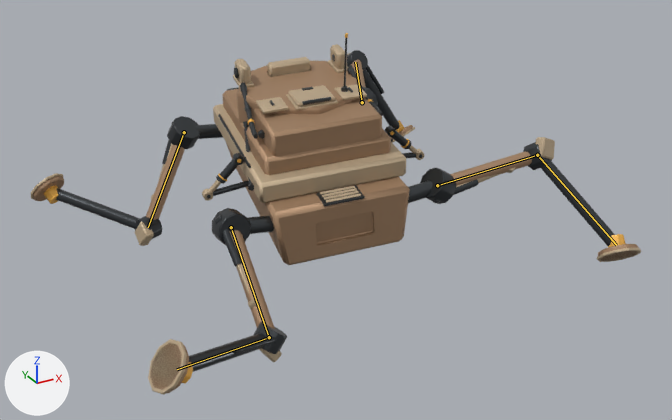
An edit to the FBX model unity/RogueCommandAssetAuthoring/Assets/RogueCommandExpansionSample/Models/BastionSiegeMech.fbx, drawn before and after from the same camera.
One viewpoint serves both versions: a 50 mm lens placed at (-4.54, -8.72, 4.44), pointed at (0.18, -0.14, 0.15). Every picture has the same lights, and +X, +Y and +Z are marked at lower left. The older version comes first. Both versions are drawn at frame 28 of the action 'Death'; the numbers are the values there. The bones that change are drawn over the model as lines.

Names of what the first picture shows: 'BastionSiegeMech_Batch_Gunmetal', 'BastionSiegeMech_Batch_LightArmor', 'BastionSiegeMech_Batch_PrimaryArmor', 'BastionSiegeMech_Batch_Tread', 'BastionSiegeMech_Batch_Warning', 'BastionSiegeMech_Batch_WheelRim'.
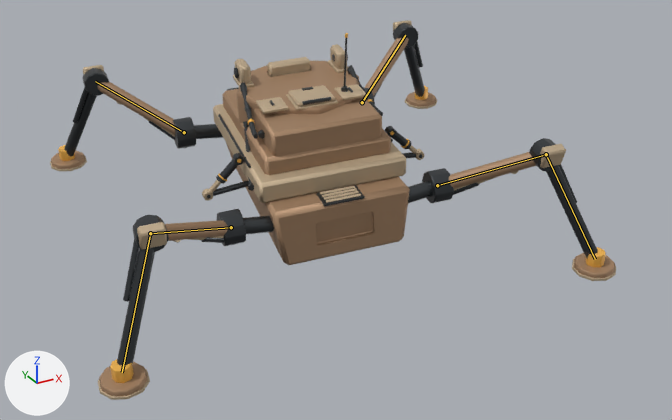
Location of each change, (x1, y1, x2, y2) in pixels of the pictures (672 x 420 px):
'BastionSiegeMech_Batch_PrimaryArmor', posed (7% narrower, 8% taller)
    before: (33, 60, 639, 393)
    after: (51, 37, 615, 396)
'BastionSiegeMech_Batch_Gunmetal', posed
    before: (56, 38, 615, 372)
    after: (64, 23, 598, 366)
'BastionSiegeMech_Batch_LightArmor', posed (7% narrower, 9% taller)
    before: (31, 44, 641, 394)
    after: (50, 20, 616, 400)
'BastionSiegeMech_Batch_Warning', posed
    before: (44, 33, 626, 384)
    after: (58, 33, 606, 383)
'BastionSiegeMech_Batch_WheelRim', posed (mostly hidden afterwards)
    before: (151, 164, 515, 309)
    after: (116, 101, 518, 243)
bone 'Bone_Thigh_FL', root to tip
    before: (184, 132) to (148, 227)
    after: (184, 132) to (95, 81)
bone 'Bone_Thigh_FR', root to tip
    before: (362, 102) to (355, 62)
    after: (362, 102) to (405, 35)
bone 'Bone_Thigh_RL', root to tip
    before: (231, 227) to (269, 337)
    after: (231, 227) to (150, 233)
bone 'Bone_Shin_RL', root to tip
    before: (269, 337) to (177, 369)
    after: (150, 233) to (122, 372)
bone 'Bone_Thigh_RR', root to tip
    before: (437, 185) to (537, 155)
    after: (437, 185) to (546, 154)
bone 'Bone_Shin_RR', root to tip
    before: (537, 155) to (616, 245)
    after: (546, 154) to (595, 259)

The edits, one by one:
Bone 'Bone_Thigh_FL' (bone_bone_thigh_fl) turns from (97, -132, 3) to (0, 0, 0) degrees about its own x, y and z.
Bone 'Bone_Thigh_FR' (bone_bone_thigh_fr) turns from (-28, -13, 40) to (0, 0, 0) degrees about its own x, y and z.
Bone 'Bone_Thigh_RL' (bone_bone_thigh_rl) turns from (-8, -137, 84) to (0, 0, 0) degrees about its own x, y and z.
Bone 'Bone_Shin_RL' (bone_bone_shin_rl) turns from (-2, 0, 9) to (0, 0, 0) degrees about its own x, y and z.
Bone 'Bone_Thigh_RR' (bone_bone_thigh_rr) turns from (-43, -26, 37) to (0, 0, 0) degrees about its own x, y and z.
Bone 'Bone_Shin_RR' (bone_bone_shin_rr) turns from (-2, 0, -14) to (0, 0, 0) degrees about its own x, y and z.
